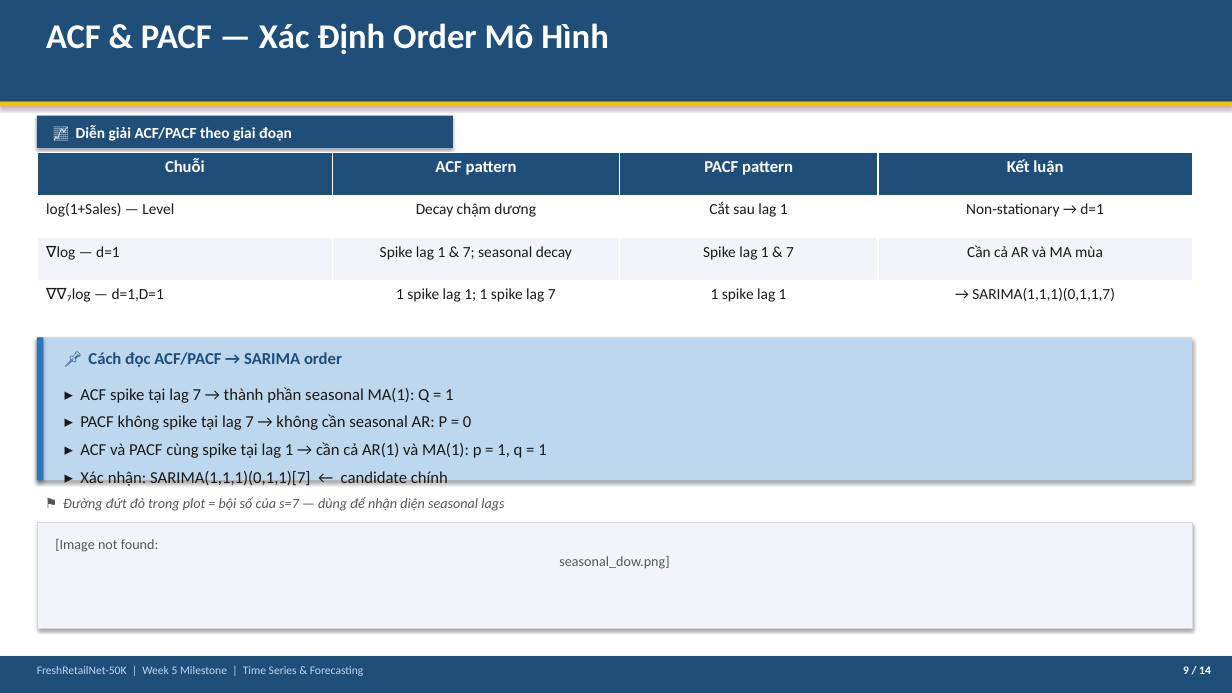
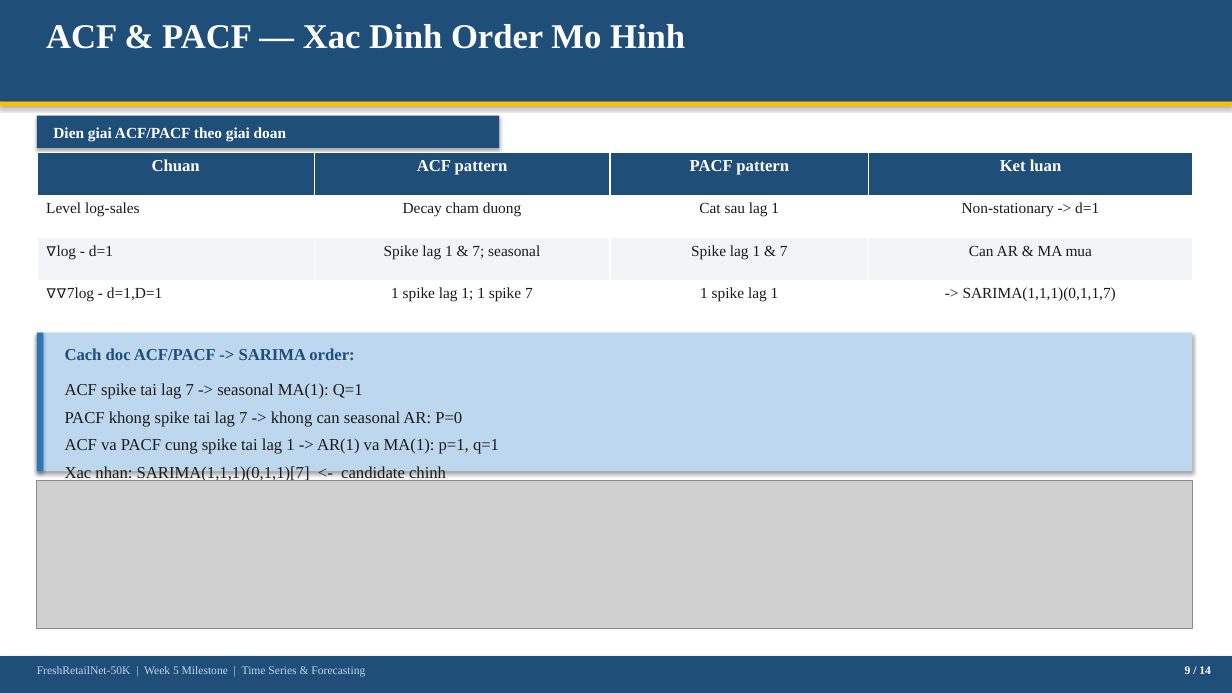
Before and after one commit to thanh-tai-435/TimeSeriesMrSu, a slide deck: slide 9 of Week5_Slides.pptx. Drawn at 1232x693 pixels with LibreOffice and Linux fonts; fonts in the diff are those of the drawing; grey boxes stand for pictures. Boxes give left, top, right and bottom in pixels: in the first picture for what was removed or moved away, otherwise in the second. Text is boxed around its words. In the diff, an @@ line names an element or a change of style, - is before the commit and + after.

```diff
--- a/Week5_Slides.pptx
+++ b/Week5_Slides.pptx
@@ rectangle removed at <box>0,0,1232,693</box> @@
@@ text at <box>46,24,685,49</box>: text changed; font Calibri to Times New Roman @@
-ACF & PACF — Xác Định Order Mô Hình
+ACF & PACF — Xac Dinh Order Mo Hinh
@@ rectangle: place and size @@
-rectangle at <box>37,116,453,148</box>
+rectangle at <box>37,116,499,148</box>
@@ text at <box>53,127,286,141</box>: text changed; font Calibri to Times New Roman @@
-📈 Diễn giải ACF/PACF theo giai đoạn
+Dien giai ACF/PACF theo giai doan
@@ table at <box>37,152,1192,323</box> @@
-row 1, column 1: Chuỗi
+row 1, column 1: Chuan
-row 1, column 4: Kết luận
+row 1, column 4: Ket luan
-row 2: log(1+Sales) — Level | Decay chậm dương | Cắt sau lag 1 | Non-stationary → d=1
+row 2: Level log-sales | Decay cham duong | Cat sau lag 1 | Non-stationary -> d=1
-row 3: ∇log — d=1 | Spike lag 1 & 7; seasonal decay | Spike lag 1 & 7 | Cần cả AR và MA mùa
+row 3: ∇log - d=1 | Spike lag 1 & 7; seasonal | Spike lag 1 & 7 | Can AR & MA mua
-row 4: ∇∇₇log — d=1,D=1 | 1 spike lag 1; 1 spike lag 7 | 1 spike lag 1 | → SARIMA(1,1,1)(0,1,1,7)
+row 4: ∇∇7log - d=1,D=1 | 1 spike lag 1; 1 spike 7 | 1 spike lag 1 | -> SARIMA(1,1,1)(0,1,1,7)
@@ font Calibri to Times New Roman in "ACF pattern", "PACF pattern", "Spike lag 1 & 7", "1 spike lag 1" @@
@@ rectangle: place and size @@
-rectangle at <box>37,337,1192,481</box>
+rectangle at <box>37,333,1192,471</box>
@@ rectangle: place and size @@
-rectangle at <box>37,337,43,481</box>
+rectangle at <box>37,333,43,471</box>
@@ text at <box>65,348,354,360</box>: text changed; font Calibri to Times New Roman @@
-📌 Cách đọc ACF/PACF → SARIMA order
+Cach doc ACF/PACF -> SARIMA order:
@@ text at <box>65,383,499,481</box>: text changed; font Calibri to Times New Roman @@
-▸ ACF spike tại lag 7 → thành phần seasonal MA(1): Q = 1
-▸ PACF không spike tại lag 7 → không cần seasonal AR: P = 0
-▸ ACF và PACF cùng spike tại lag 1 → cần cả AR(1) và MA(1): p = 1, q = 1
-▸ Xác nhận: SARIMA(1,1,1)(0,1,1)[7] ← candidate chính
+ACF spike tai lag 7 -> seasonal MA(1): Q=1
+PACF khong spike tai lag 7 -> khong can seasonal AR: P=0
+ACF va PACF cung spike tai lag 1 -> AR(1) va MA(1): p=1, q=1
+Xac nhan: SARIMA(1,1,1)(0,1,1)[7] <- candidate chinh
@@ picture added at <box>37,481,1192,628</box> @@
@@ text removed at <box>63,497,504,511</box> @@
-⚑ Đường đứt đỏ trong plot = bội số của s=7 — dùng để nhận diện seasonal lags
@@ rectangle removed at <box>37,522,1192,628</box> @@
@@ text removed at <box>55,539,669,569</box> @@
-[Image not found:
-seasonal_dow.png]
@@ text "FreshRetailNet-50K | Week 5 Milestone ..." at <box>37,666,365,677</box>: font Calibri to Times New Roman @@
@@ text "9 / 14" at <box>1185,666,1211,674</box>: font Calibri to Times New Roman @@
```
Also in this commit, not shown: 12 other slides changed, 1 slide added, 1 slide removed, 13 other files.
